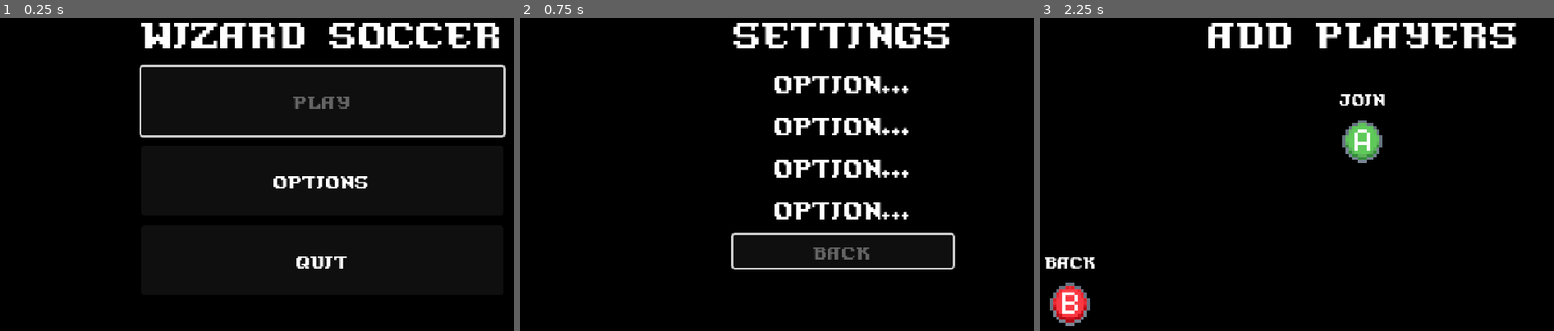
Above: before the commit, frames 1-3 (left to right).
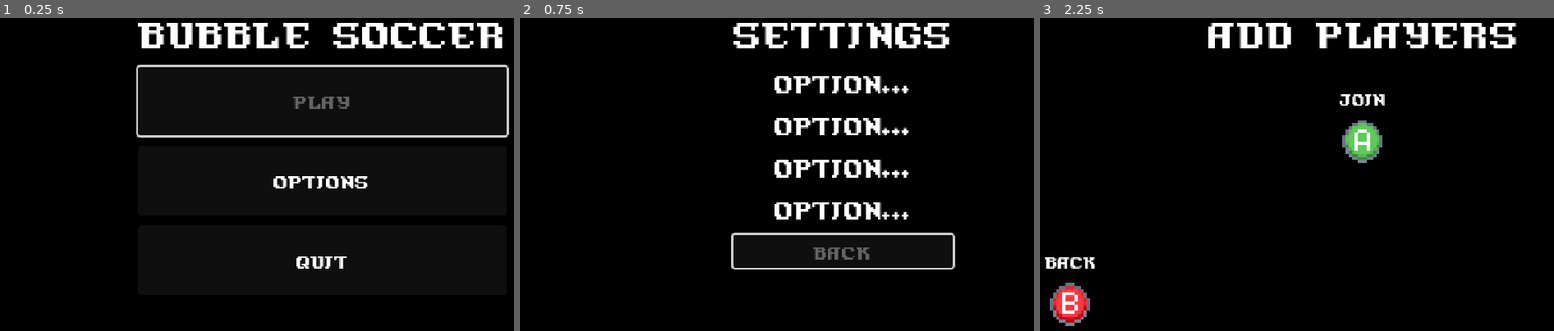
Above: after the commit, the same moments.

Repository: kyleyoung1121/BubbleBall
Game: Godot game, scene res://scenes & scripts/menu/main_menu.tscn
Same seed, same stepped clock (60 frames per second), same inputs: the game is played once before the commit and once after it. Sound files missing from this copy of the repository are replaced by a short silence.
Inputs:
- Up to frame 1 (0.25 s): no input
- Up to frame 2 (0.75 s): click "Options" at 0.5 s
- Up to frame 3 (2.25 s): click "Back" at 1.25 s; click "Play" at 2 s

The runs differ from the first frame. In frame 1, 3.3% of the frame differs, in the area x 26-100%, y 1-39%; in frame 2, nothing differs; in frame 3, nothing differs.

Commit message:
Adjusted UI & sliding sound

Diff:
--- a/scenes & scripts/gameplay/SoundManager.gd
+++ b/scenes & scripts/gameplay/SoundManager.gd
@@ -27,6 +27,8 @@
 	sounds["pop"] = preload("res://assets/audio/pop01.mp3")
 	sounds["countdown"] = preload("res://assets/audio/countdown.mp3")
 	sounds["win"] = preload("res://assets/audio/win01.mp3")
+	sounds["ui_next"] = preload("res://assets/audio/ui_next01.mp3")
+	sounds["ui_back"] = preload("res://assets/audio/ui_back01.mp3")
 
 	# Add more sounds as needed
 
--- a/scenes & scripts/gameplay/gameplay.gd
+++ b/scenes & scripts/gameplay/gameplay.gd
@@ -4,6 +4,7 @@
 @onready var start_timer = $CountDownText/StartTimer
 @onready var count_down_text = $CountDownText
 @onready var post_round_timer = $PostRoundTimer
+@onready var post_match_timer = $PostMatchTimer
 @onready var orange_hearts = $OrangeHearts
 @onready var blue_hearts = $BlueHearts
 
@@ -23,6 +24,7 @@
 var map_iterator = 0
 var match_in_progress = false
 var round_in_progress = false
+var block_match_start = false
 var ball_instance
 
 var team_one_lives
@@ -61,23 +63,24 @@
 
 # Called every frame. 'delta' is the elapsed time since the previous frame.
 func _process(delta):
-	if not match_in_progress and PlayerManager.someone_button_pressed("map_select_next"):
-		map_iterator += 1
-		if map_iterator > map_paths.size() - 1:
-			map_iterator = 0
-		remove_map()
-		show_map(map_paths[map_iterator])
-
-	if not match_in_progress and PlayerManager.someone_button_pressed("map_select_previous"):
-		map_iterator -= 1
-		if map_iterator < 0:
-			map_iterator = map_paths.size() - 1
-		remove_map()
-		show_map(map_paths[map_iterator])
-
-	if not match_in_progress and PlayerManager.someone_button_pressed("ui_accept"):
-		prepare_match()
-		SoundManager.play_sound("start01")
+	if not match_in_progress and not block_match_start:
+		if PlayerManager.someone_button_pressed("map_select_next"):
+			map_iterator += 1
+			if map_iterator > map_paths.size() - 1:
+				map_iterator = 0
+			remove_map()
+			show_map(map_paths[map_iterator])
+
+		if PlayerManager.someone_button_pressed("map_select_previous"):
+			map_iterator -= 1
+			if map_iterator < 0:
+				map_iterator = map_paths.size() - 1
+			remove_map()
+			show_map(map_paths[map_iterator])
+
+		if PlayerManager.someone_button_pressed("ui_accept"):
+			prepare_match()
+			SoundManager.play_sound("start01")
 
 
 func goal_scored(team):
@@ -109,6 +112,8 @@
 		team_two_lives = GameSettings.team_lives
 		update_all_hearts()
 		SoundManager.play_sound("win", -2)
+		block_match_start = true
+		post_match_timer.start()
 
 	# If there are still rounds to play, start a new one
 	else:
@@ -282,3 +287,7 @@
 	for node in get_tree().get_nodes_in_group("ball"):
 		if node is RigidBody2D:
 			node.freeze = false
+
+
+func _on_post_match_timer_timeout():
+	block_match_start = false
--- a/scenes & scripts/gameplay/gameplay.tscn
+++ b/scenes & scripts/gameplay/gameplay.tscn
@@ -120,5 +120,10 @@
 [node name="AudioStreamPlayer2D" type="AudioStreamPlayer2D" parent="."]
 pitch_scale = 0.18
 
+[node name="PostMatchTimer" type="Timer" parent="."]
+wait_time = 3.0
+one_shot = true
+
 [connection signal="timeout" from="CountDownText/StartTimer" to="." method="match_begin"]
 [connection signal="timeout" from="PostRoundTimer" to="." method="reset_round"]
+[connection signal="timeout" from="PostMatchTimer" to="." method="_on_post_match_timer_timeout"]
--- a/scenes & scripts/gameplay/player.gd
+++ b/scenes & scripts/gameplay/player.gd
@@ -135,6 +135,7 @@
 		play_jump_sound()
 
 func handle_start_slide():
+	SoundManager.play_sound("bounce06", -20, 0.5)
 	# Start the slide with an impulse
 	if facing_right:
 		apply_central_impulse(Vector2(SLIDE_SPEED_IMPULSE, 0))
--- a/scenes & scripts/maps/map_01.tscn
+++ b/scenes & scripts/maps/map_01.tscn
@@ -141,22 +141,22 @@
 metadata/_edit_group_ = true
 
 [node name="SpawnPoint1-1" parent="." groups=["TeamOneSpawn"] instance=ExtResource("9_cv85s")]
-position = Vector2(75, 60)
+position = Vector2(51, 60)
 metadata/_edit_group_ = true
 
 [node name="Label" parent="SpawnPoint1-1" index="0"]
 metadata/_edit_group_ = true
 
 [node name="SpawnPoint1-2" parent="." groups=["TeamOneSpawn"] instance=ExtResource("9_cv85s")]
-position = Vector2(75, 110)
+position = Vector2(51, 110)
 metadata/_edit_group_ = true
 
 [node name="SpawnPoint1-3" parent="." groups=["TeamOneSpawn"] instance=ExtResource("9_cv85s")]
-position = Vector2(75, 160)
+position = Vector2(51, 160)
 metadata/_edit_group_ = true
 
 [node name="SpawnPoint2-1" parent="." groups=["TeamTwoSpawn"] instance=ExtResource("9_cv85s")]
-position = Vector2(566, 60)
+position = Vector2(590, 60)
 metadata/_edit_group_ = true
 
 [node name="Label" parent="SpawnPoint2-1" index="0"]
@@ -164,14 +164,14 @@
 metadata/_edit_group_ = true
 
 [node name="SpawnPoint2-2" parent="." groups=["TeamTwoSpawn"] instance=ExtResource("9_cv85s")]
-position = Vector2(566, 110)
+position = Vector2(590, 110)
 metadata/_edit_group_ = true
 
 [node name="Label" parent="SpawnPoint2-2" index="0"]
 text = "2"
 
 [node name="SpawnPoint2-3" parent="." groups=["TeamTwoSpawn"] instance=ExtResource("9_cv85s")]
-position = Vector2(566, 160)
+position = Vector2(590, 160)
 metadata/_edit_group_ = true
 
 [node name="Label" parent="SpawnPoint2-3" index="0"]
--- a/scenes & scripts/menu/MainMenu.gd
+++ b/scenes & scripts/menu/MainMenu.gd
@@ -28,7 +28,7 @@
 
 # Add a new card representing a new player
 func add_player_card(player_num):
-	play_ui_select_sound()
+	play_ui_next_sound(-8, 1)
 	var player_card_instance = PLAYER_CARD_SCENE.instantiate()
 	var player_number_label = player_card_instance.get_node("PlayerNumber")
 	player_number_label.text = str(player_num)
@@ -46,6 +46,7 @@
 
 # If a player backs out, remove their card.
 func remove_player_card(player_num):
+	play_ui_back_sound(-8, 1)
 	# Remove the associated card
 	player_nodes[player_num].queue_free()
 	player_nodes.erase(player_num)
@@ -77,7 +78,7 @@
 	if add_players_menu.visible == true and hold_x_to_start_graphic.visible == true:
 		if PlayerManager.someone_wants_to_start():
 			start_match()
-			play_ui_select_sound()
+			play_ui_next_sound()
 
 	# Back out from the add players screen
 	if add_players_menu.visible == true:
@@ -100,8 +101,11 @@
 		_on_settings_back_button_pressed()
 
 
-func play_ui_select_sound():
-	SoundManager.play_sound("start02", -8)
+func play_ui_next_sound(volume = -8, pitch = 1.2):
+	SoundManager.play_sound("ui_next", volume, pitch)
+
+func play_ui_back_sound(volume = -8, pitch = 1.2):
+	SoundManager.play_sound("ui_back", volume, pitch)
 
 
 func _on_main_play_button_pressed():
@@ -109,7 +113,7 @@
 	settings_menu.visible = false
 	add_players_menu.visible = true
 	hold_x_to_start_graphic.visible = false
-	play_ui_select_sound()
+	play_ui_next_sound()
 
 
 func _on_main_options_button_pressed():
@@ -118,11 +122,10 @@
 	setting_back_button.grab_focus()
 	add_players_menu.visible = false
 	hold_x_to_start_graphic.visible = false
-	play_ui_select_sound()
+	play_ui_next_sound()
 
 
 func _on_main_quit_button_pressed():
-	play_ui_select_sound()
 	get_tree().quit()
 
 
@@ -132,7 +135,7 @@
 	settings_menu.visible = false
 	add_players_menu.visible = false
 	hold_x_to_start_graphic.visible = false
-	play_ui_select_sound()
+	play_ui_back_sound()
 
 
 func _on_add_players_back_button_pressed():
@@ -141,4 +144,4 @@
 	settings_menu.visible = false
 	add_players_menu.visible = false
 	hold_x_to_start_graphic.visible = false
-	play_ui_select_sound()
+	play_ui_back_sound()
--- a/scenes & scripts/menu/main_menu.tscn
+++ b/scenes & scripts/menu/main_menu.tscn
@@ -55,7 +55,7 @@
 [node name="Label" type="Label" parent="CanvasLayer/Main/CenterContainer/PanelContainer/MarginContainer/VBoxContainer"]
 layout_mode = 2
 theme_override_font_sizes/font_size = 36
-text = "Wizard Soccer"
+text = "Bubble Soccer"
 horizontal_alignment = 1
 
 [node name="MainPlayButton" type="Button" parent="CanvasLayer/Main/CenterContainer/PanelContainer/MarginContainer/VBoxContainer"]
Not shown, added: assets/audio/ui_back.mp3.import
Not shown, added: assets/audio/ui_back01.mp3.import
Not shown, added: assets/audio/ui_next.mp3.import
Not shown, added: assets/audio/ui_next01.mp3.import
Not shown, added: assets/audio/ui_back.mp3
Not shown, added: assets/audio/ui_back01.mp3
Not shown, added: assets/audio/ui_next.mp3
Not shown, added: assets/audio/ui_next01.mp3
